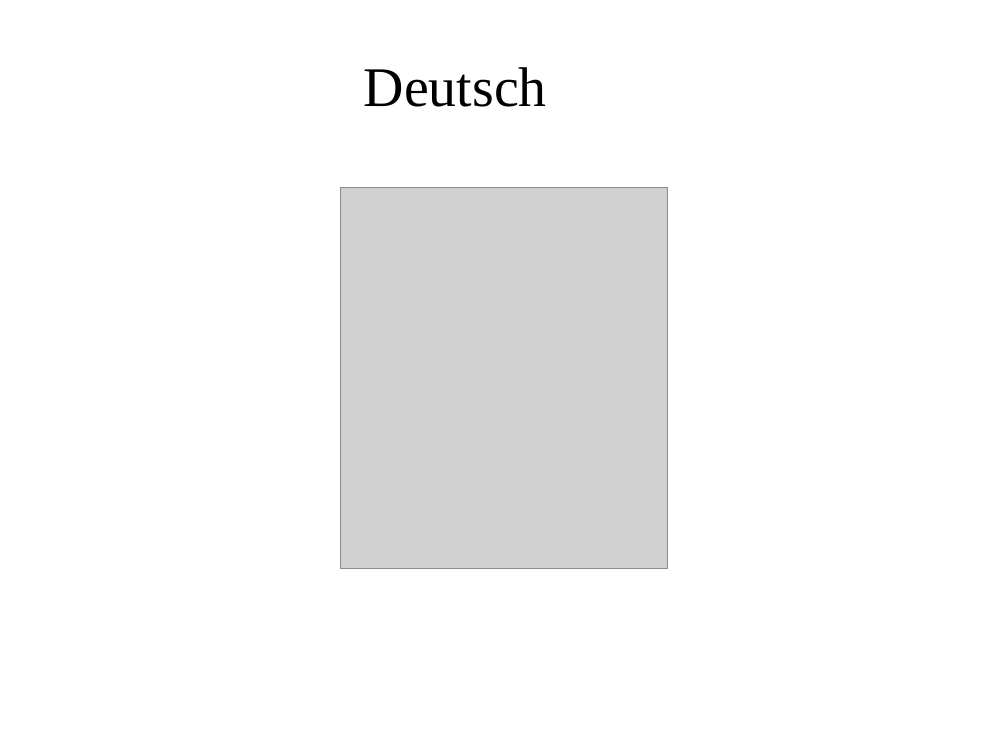
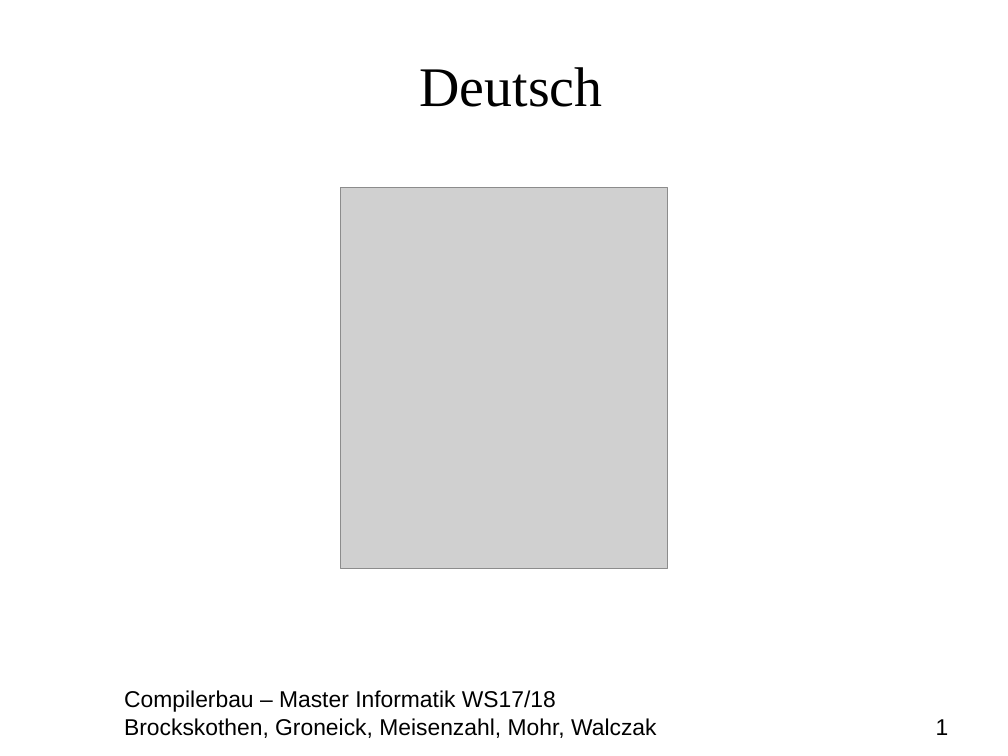
Before and after one commit to MasterInformatikHsBochum/Eine-deutsche-Praesentation, a slide deck: slide 1 of Präsentation.odp. Drawn at 1008x756 pixels with LibreOffice and Linux fonts; fonts in the diff are those of the drawing; grey boxes stand for pictures; background and template pictures are left out. Boxes give left, top, right and bottom in pixels: in the first picture for what was removed or moved away, otherwise in the second. Text is boxed around its words. In the diff, an @@ line names an element or a change of style, - is before the commit and + after.

```diff
--- a/Präsentation.odp
+++ b/Präsentation.odp
@@ title "Deutsch": place and size @@
-title "Deutsch" at <box>364,67,547,107</box>
+title "Deutsch" at <box>420,67,603,107</box>
@@ text added at <box>124,690,949,738</box>, 18 pt, text #000000 @@
+Compilerbau – Master Informatik WS17/18
+Brockskothen, Groneick, Meisenzahl, Mohr, Walczak 1
```
Also in this commit, not shown: 11 other slides changed, 1 other file.
